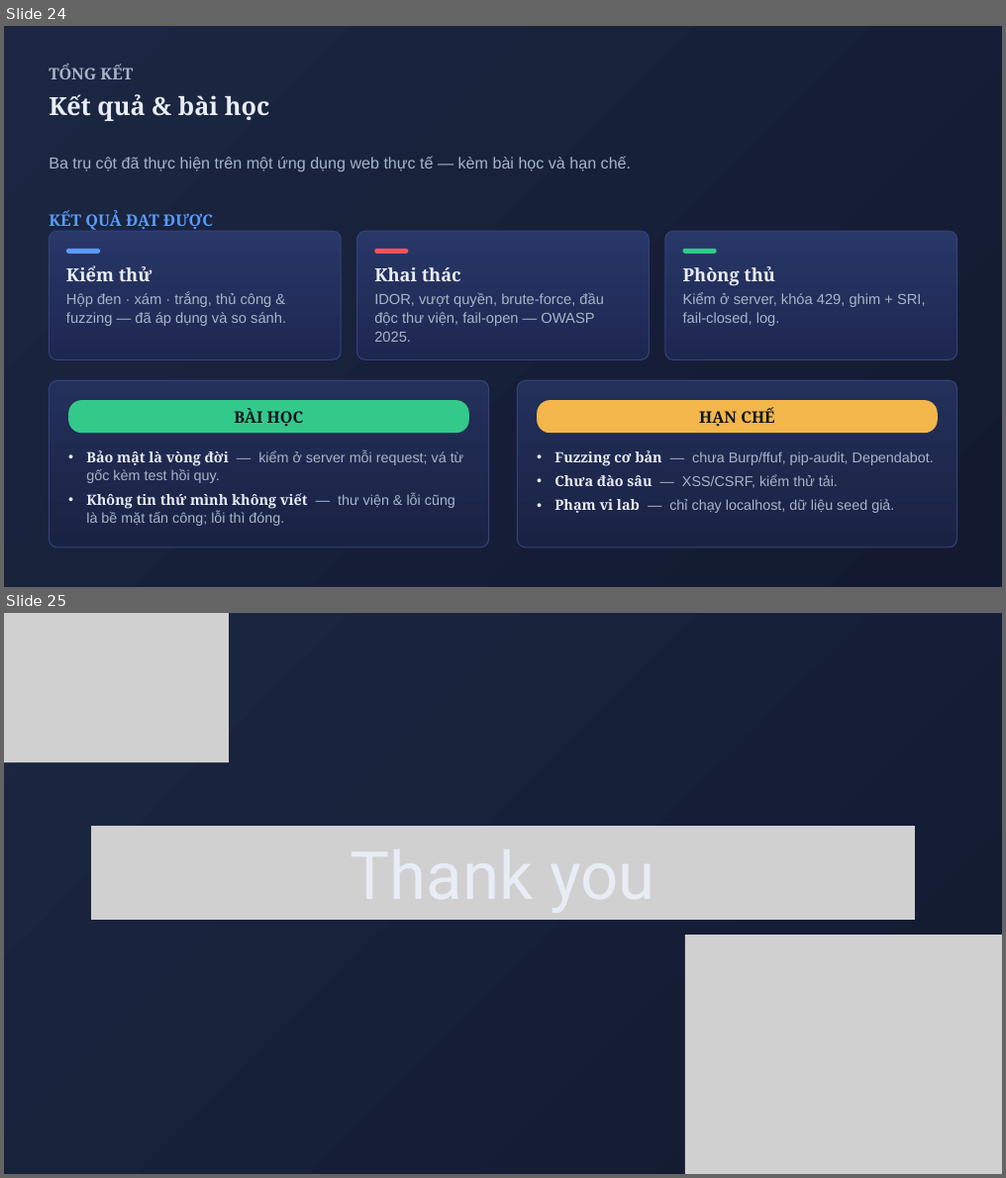
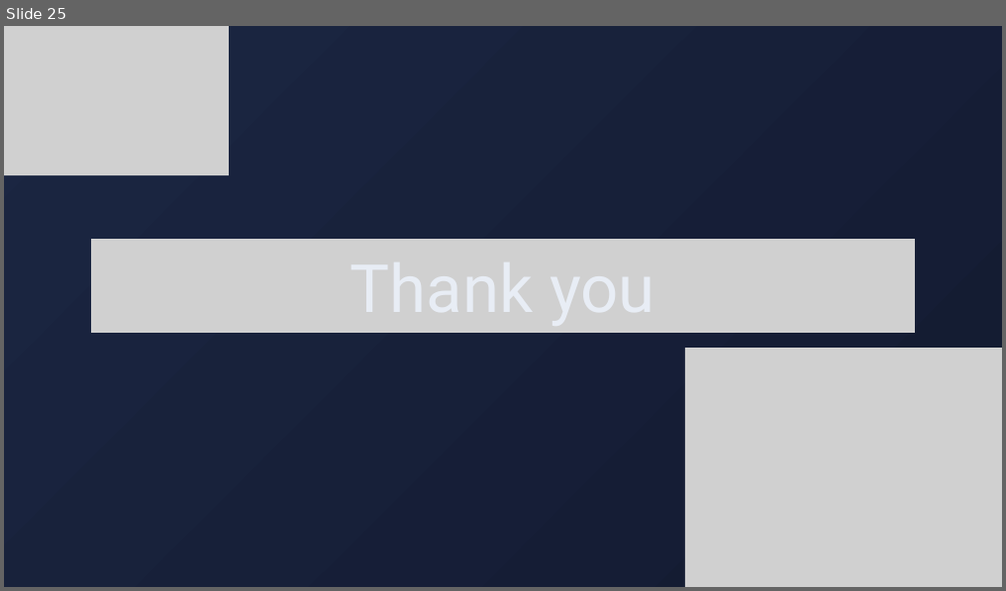
Before and after one commit to Luffyreals/EduFlaw-CSATTT, a slide deck: EduFlaw-OWASP2025.pptx. Shown one above the other, each under a label of ours: slides 24 and 25 before the commit, slide 25 after it. The pictures are 1006x1178 and 1006x591 pixels, drawn with LibreOffice and Linux fonts; fonts in the diff are those of the drawing; grey boxes stand for pictures. Boxes give left, top, right and bottom in pixels: in the first picture for what was removed or moved away, otherwise in the second. Text is boxed around its words. In the diff, an @@ line names an element or a change of style, - is before the commit and + after.

Commit message:
style(slides): update 86 text blocks in EduFlaw-OWASP2025.pptx to be concise and jargon-free

```diff
--- a/EduFlaw-OWASP2025.pptx
+++ b/EduFlaw-OWASP2025.pptx
@@ slide 24 removed at (4,26,1002,587), background gradient #1B2642 to #131A30 @@
@@ text removed at (49,66,133,79) @@
-TỔNG KẾT
@@ text removed at (49,94,270,121) @@
-Kết quả & bài học
@@ text removed at (49,156,631,173) @@
-Ba trụ cột đã thực hiện trên một ứng dụng web thực tế — kèm bài học và hạn chế.
@@ text removed at (49,211,213,230) @@
-KẾT QUẢ ĐẠT ĐƯỢC
@@ rounded rectangle removed at (49,231,341,360) @@
@@ rounded rectangle removed at (357,231,649,360) @@
@@ rounded rectangle removed at (665,231,957,360) @@
@@ rounded rectangle removed at (66,249,100,254) @@
@@ rounded rectangle removed at (374,249,409,254) @@
@@ rounded rectangle removed at (682,249,717,254) @@
@@ text removed at (66,266,286,326) @@
-Kiểm thử
-Hộp đen · xám · trắng, thủ công & fuzzing — đã áp dụng và so sánh.
@@ text removed at (374,268,604,342) @@
-Khai thác
-IDOR, vượt quyền, brute-force, đầu độc thư viện, fail-open — OWASP 2025.
@@ text removed at (683,267,926,326) @@
-Phòng thủ
-Kiểm ở server, khóa 429, ghim + SRI, fail-closed, log.
@@ rounded rectangle removed at (49,380,489,548) @@
@@ rounded rectangle removed at (517,380,957,548) @@
@@ rounded rectangle removed at (68,400,469,433) @@
@@ text removed at (234,408,304,426) @@
-BÀI HỌC
@@ rounded rectangle removed at (537,400,938,433) @@
@@ text removed at (699,408,774,426) @@
-HẠN CHẾ
@@ text removed at (86,451,464,526) @@
-• Bảo mật là vòng đời — kiểm ở server mỗi request; vá từ gốc kèm test hồi quy.
-• Không tin thứ mình không viết — thư viện & lỗi cũng là bề mặt tấn công; lỗi thì đóng.
@@ text removed at (554,451,934,513) @@
-• Fuzzing cơ bản — chưa Burp/ffuf, pip-audit, Dependabot.
-• Chưa đào sâu — XSS/CSRF, kiểm thử tải.
-• Phạm vi lab — chỉ chạy localhost, dữ liệu seed giả.
```
Also in this commit, not shown: 20 slides changed, 4 slides added, 3 other slides removed.
